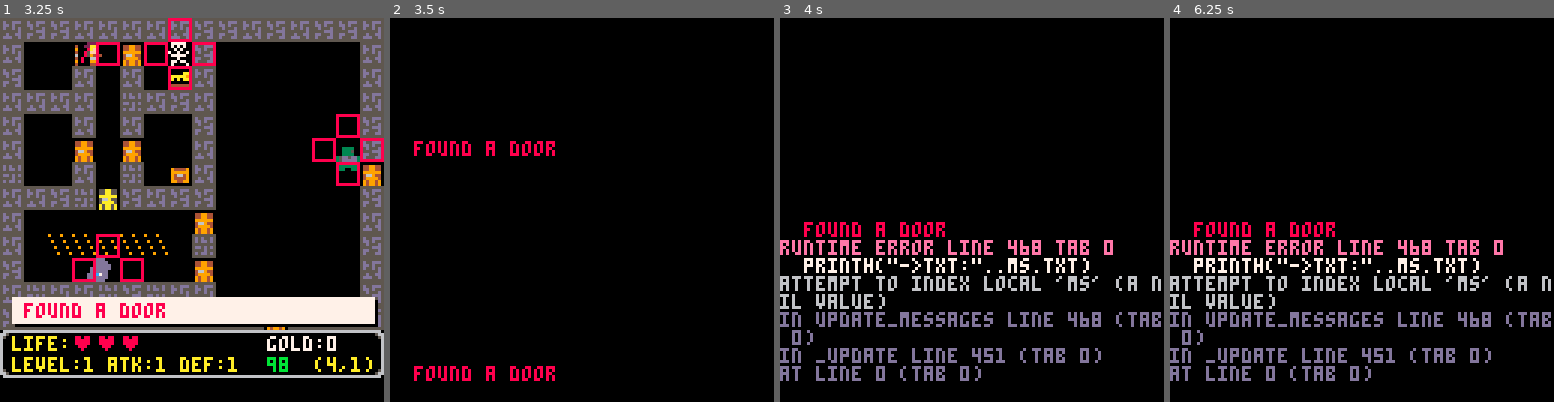
Above: before the commit, frames 1-4 (left to right).
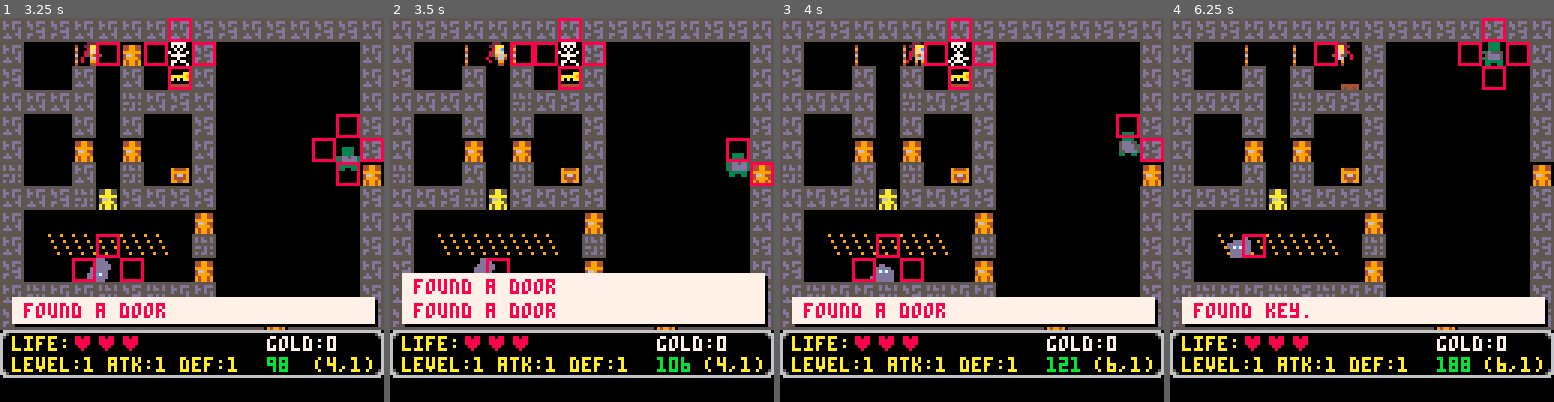
Above: after the commit, the same moments.

Repository: lauripaulo/pico8-games
Game: PICO-8 cartridge carts/yarpg/yarpg.p8
Two runs of this game, one before a commit and one after it. Both use one fixed random seed, a clock stepped at 60 frames per second and the inputs below.
Inputs:
- Up to frame 1 (3.25 s): hold Right from 2.33 s (still down)
- Up to frame 2 (3.5 s): release Right at 3.33 s; hold Right from 3.38 s (still down)
- Up to frame 3 (4 s): keep holding Right
- Up to frame 4 (6.25 s): release Right at 4.22 s; hold Up 4.27-4.67 s; hold Right 4.72-5.72 s; hold Down 5.77-6.1 s; hold Left from 6.15 s (still down)

Frame 1 is identical in both runs. In frame 2, 46% of the frame differs, in the area x 0-100%, y 0-95%; in frame 3, 47%; in frame 4, 47%.
Error before the commit: runtime error line 468 tab 0; printh("->txt:"..ms.txt); attempt to index local 'ms' (a nil value)

Commit message:
Fixed multiple msgs bug.

Diff:
--- a/carts/yarpg/yarpg.p8
+++ b/carts/yarpg/yarpg.p8
@@ -433,12 +433,13 @@
 end
 
 function addmsg(_txt,_secs)
-	local ms={
-		txt=_txt,
-		duration=_secs*60,
-		frames=0
-	}
-	add(msgs,ms)
+	add(msgs,
+		{
+		 txt=_txt,
+			duration=_secs*60,
+			frames=0
+		}
+	)
 end
 -->8
 -- draw/update
@@ -465,15 +466,16 @@
 end
 
 function update_messages()
- for i=1,#msgs do
- 	local ms=msgs[i]
-  printh("update msg:"..i)
+ for ms in all(msgs) do
+  printh("update msg:")
   printh("->txt:"..ms.txt)
   printh("->frames:"..ms.frames)
   printh("->duration:"..ms.duration)
  	if ms.frames ==
  				ms.duration then
+	  printh(">> removed txt:"..ms.txt)
  	 del(msgs,ms)
+ 	 ms=nil
  	else
 	 	ms.frames+=1
 	 end
@@ -484,16 +486,16 @@
  if #msgs==0 then
  	return
  end
- local sz=#msgs
-	local ys=12*8*sz-3
-	local ye=13*8*sz-3
+ local sz=(#msgs-1)*8
+	local ys=12*8-sz-3
+	local ye=13*8-3
 	rectfill(5,ys+1,125,ye+1,0)
 	rectfill(4,ys,124,ye,7)
 
  for i=1,#msgs do
  	local txt=msgs[i].txt
 		color(8)
-		cursor(8,ys+2)
+		cursor(8,ys+2+(i-1)*8)
 		print(txt)
  end
 end
